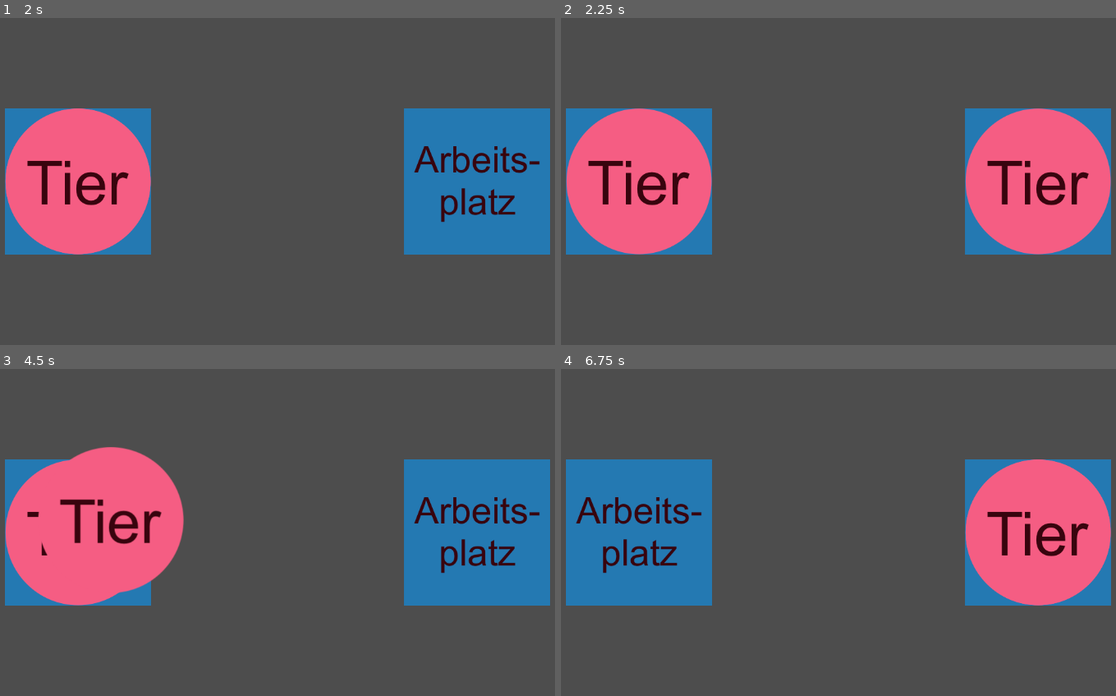
Above: before the commit, frames 1-4 (two rows, left to right).
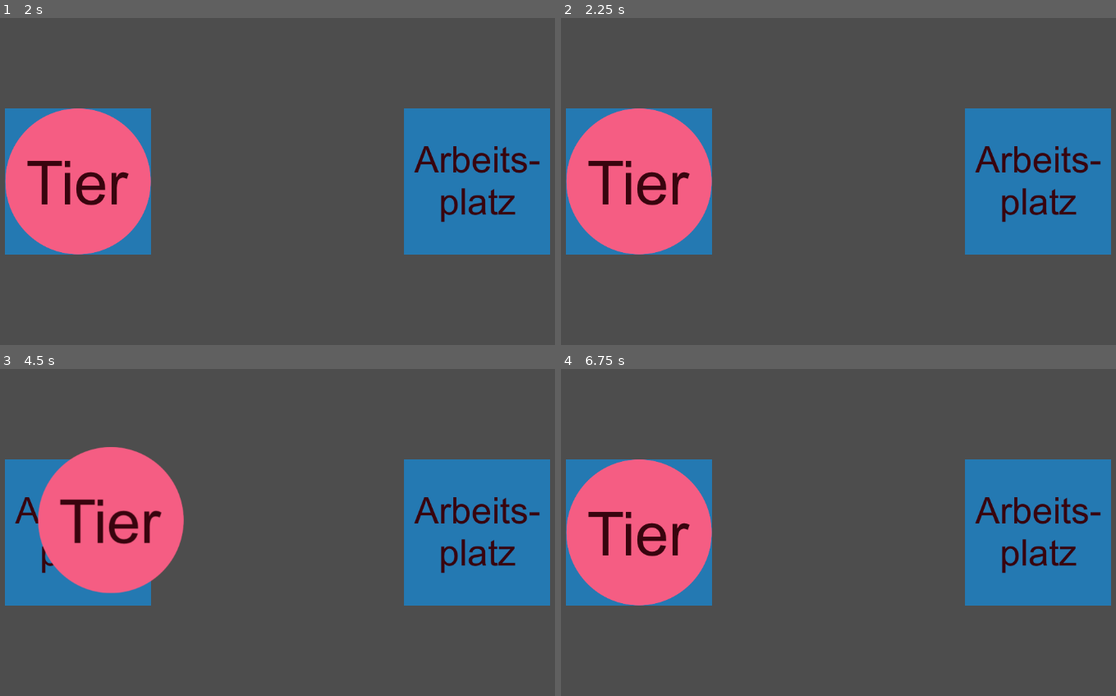
Above: after the commit, the same moments.

Repository: k4444th/Cozy-Moments
Game: Godot game, scene res://scenes/main.tscn
Two runs of this game, one before a commit and one after it. Both use one fixed random seed, a clock stepped at 60 frames per second and the inputs below. The project has no main scene, so this scene is started directly.
Inputs (mouse positions are in pixels of both pictures, inside the frame that each line leads up to):
- Up to frame 1 (2 s): tap Enter at 0.5 s; drag from (277, 96) to (77, 181) at 0.52 s; tap Space at 1.25 s; drag from (277, 266) to (77, 181) at 1.27 s
- Up to frame 2 (2.25 s): tap Enter at 2 s; move the mouse to (905, 99) at 2.02 s; click (905, 99) at 2.17 s
- Up to frame 3 (4.5 s): tap Space at 2.75, 4.25 s; drag from (244, 607) to (477, 532) at 2.77 s; tap Enter at 3.5 s; move the mouse to (477, 588) at 3.52 s; click (477, 588) at 3.67 s; drag from (77, 476) to (177, 440) at 4.27 s
- Up to frame 4 (6.75 s): move the mouse to (871, 532) at 5.02 s; click (871, 532) at 5.17 s; drag from (738, 440) to (638, 532) at 5.77 s; move the mouse to (982, 512) at 6.52 s; click (982, 512) at 6.67 s

Frame 1 is identical in both runs. In frame 2, 9.2% of the frame differs, in the area x 1-100%, y 27-73%; in frame 3, 2.9%; in frame 4, 18%, in the area x 0-100%, y 27-73%.

Commit message:
Optimized dragging logic

Diff:
--- a/scripts/animal.gd
+++ b/scripts/animal.gd
@@ -8,7 +8,10 @@
 func _input(event):
 	if event is InputEventMouseButton:
 		if mouseOver and event.button_index == MOUSE_BUTTON_LEFT:
-			dragging = !dragging
+			if event.is_pressed():
+				dragging = true
+			else:
+				dragging = false
 
 	if event is InputEventMouseMotion and dragging:
 		global_position += event.relative
